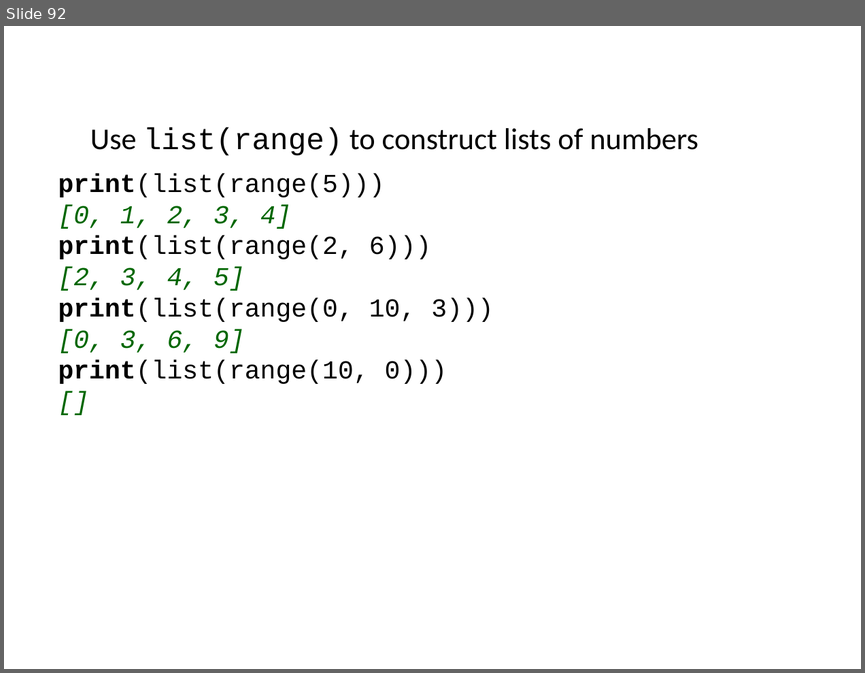
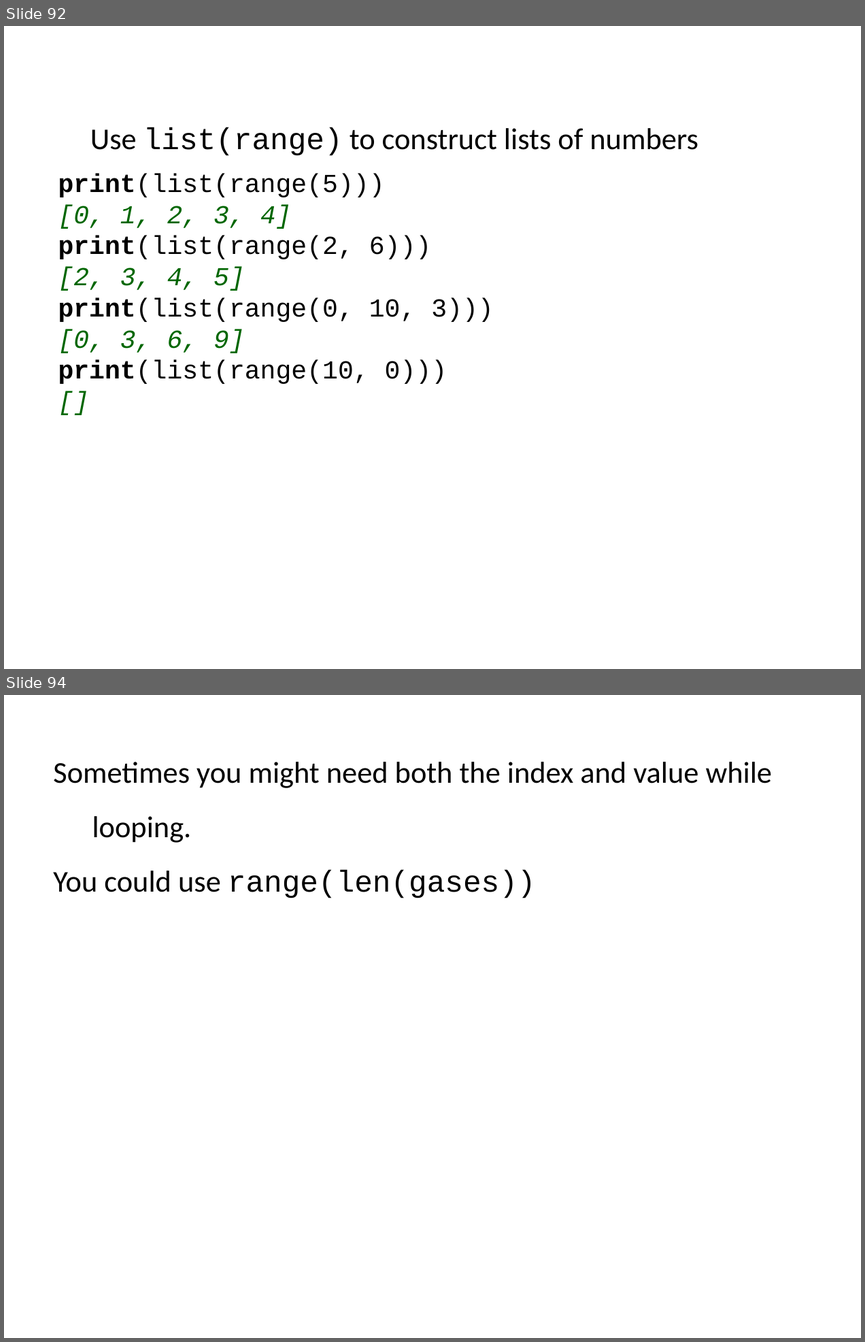
Before and after one commit to ncasuk/ncas-isc, a slide deck: python/presentations/learning_python/07_lists.pptx. Shown one above the other, each under a label of ours: slide 92 before the commit, slides 92 and 94 after it; the slides between them are not shown. The pictures are 865x673 and 865x1342 pixels, drawn with LibreOffice and Linux fonts; fonts in the diff are those of the drawing; background and template pictures are left out. Boxes give left, top, right and bottom in pixels: in the first picture for what was removed or moved away, otherwise in the second. Text is boxed around its words. In the diff, an @@ line names an element or a change of style, - is before the commit and + after.

```diff
--- a/python/presentations/learning_python/07_lists.pptx
+++ b/python/presentations/learning_python/07_lists.pptx
@@ slide 94 added at [4,695,861,1338], background picture (left out) @@
@@ text added at [53,762,772,898], 28 pt, text #000000 @@
+Sometimes you might need both the index and value while looping.
+You could use range(len(gases))
```
Also in this commit, not shown: 1 slide changed, 4 other slides added, 6 slides removed, 1 other file.
